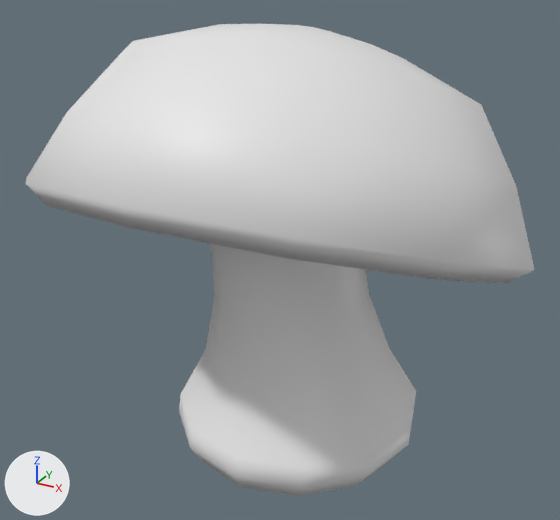
Two versions of the FBX model Gremlin Gardens/Assets/Models/MushroomModel01_GillianYu.fbx, one commit apart.
One viewpoint serves both versions: a 50 mm camera at (0.236, -0.444, 0.359) aimed at (0.002, -0.019, 0.147). The lights are fixed; the arrows at lower left show +X, +Y and +Z. Where no turn or scale is listed for an object, it has been applied to the vertices.

Objects in the first picture: 'mushroom'.
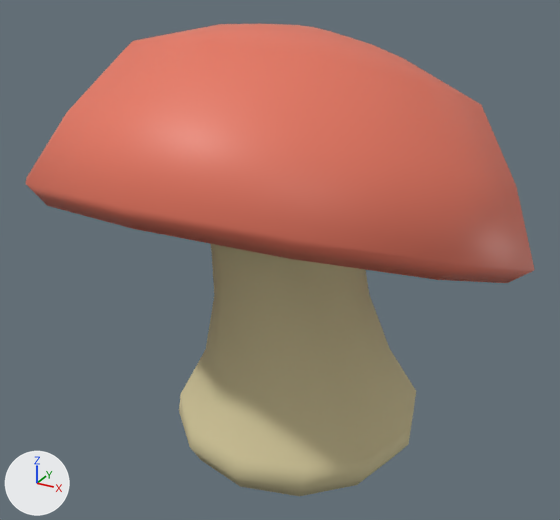
Commit message: reimported mushroom

Where the newer file only moved an object's origin or applied its transform, the numbers keep the older frame.

Pixel boxes [x1, y1, x2, y2] of what changed, in the pictures (560 x 520 px):
part 1 of me_cylinder, recoloured (white to red): [26, 24, 535, 283] in both
part 2 of me_cylinder, recoloured (grey to yellow): [206, 254, 389, 400] in both
part 3 of me_cylinder, recoloured (white to beige): [179, 350, 251, 486] in both
part 4 of me_cylinder, recoloured (grey to beige): [235, 348, 416, 496] in both
part 5 of me_cylinder, recoloured (grey to yellow): [211, 244, 353, 284] in both

What changed in the scene script:
```text
Add mat_dark_shroom_bot:
    mat_dark_shroom_bot = principled_material('Dark shroom bot')
    mat_dark_shroom_bot.base_color = (0.105, 0.0966, 0.0539)  # dark yellow #5b5842
Add mat_mushroom_top:
    mat_mushroom_top = principled_material('Mushroom top')
    mat_mushroom_top.base_color = (0.8, 0.186, 0.119)  # red #e77761
Add mat_shroom_stalk:
    mat_shroom_stalk = principled_material('Shroom stalk')
    mat_shroom_stalk.base_color = (0.644, 0.572, 0.325)  # beige #d2c79a
    mat_shroom_stalk.roughness = 0.897
Change me_cylinder:
    where me_cylinder.from_pydata(...)  # 210 vertices, 209 faces; spans x -0.168..0.168, y -0.174..0.14, z -0.085..0.219
    used by ob_mushroom; location = (0.0, 0.0, 0.0854)
    me_cylinder part 1: 92 of the faces centred in x -0.15..0.151, y -0.16..0.129, z 0.031..0.215 switch from no material to mat_mushroom_top (red #e77761)
    me_cylinder part 2: 24 of the faces centred in x -0.054..0.062, y -0.057..0.057, z 0.005..0.043 switch from no material to mat_shroom_stalk (beige #d2c79a)
    me_cylinder part 3: 22 of the faces centred in x -0.076..-0.012, y -0.084..0.084, z -0.085..-0.035 switch from no material to mat_shroom_stalk (beige #d2c79a)
    me_cylinder part 4: 20 of the faces centred in x 0.027..0.091, y -0.084..0.084, z -0.085..-0.035 switch from no material to mat_shroom_stalk (beige #d2c79a)
    me_cylinder part 5: 12 of the faces centred in x -0.054..0.052, y -0.053..0.053, z 0.088 switch from no material to mat_shroom_stalk (beige #d2c79a)
    add me_cylinder.materials.append(mat_dark_shroom_bot)  # dark yellow #5b5842
```
